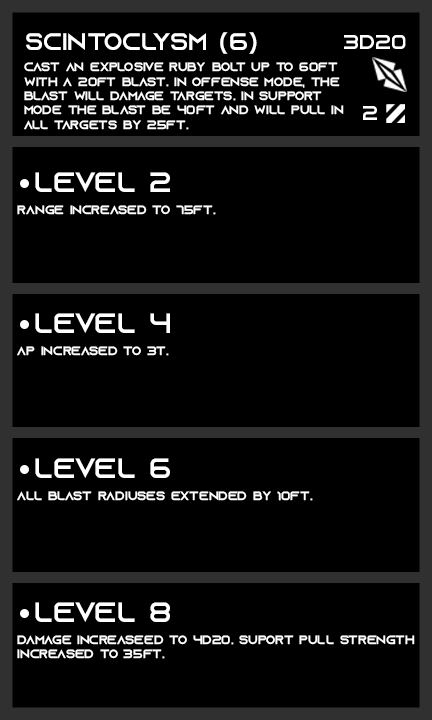
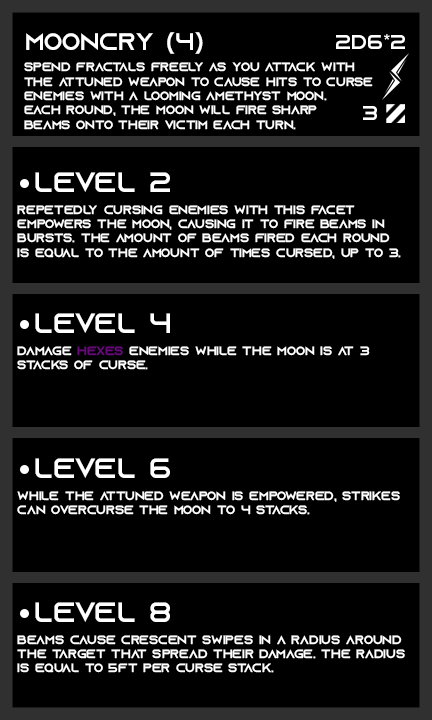
Layered file, before and after one edit (432 x 720). Changes by layer:
painted on "AP" over [363, 106, 377, 120]
renamed "3d20" to "2d6*2", painted on it over [336, 34, 406, 49]
painted on "archetype" over [24, 62, 373, 130]
renamed "scintoclysm (6)" to "mooncry (4)", painted on it over [26, 32, 257, 54]
showed "Amethyst" over [382, 53, 409, 100]
hid "Ruby" over [372, 57, 407, 92]
renamed "range increased to 75ft." to "repetedly cursing enemies with this facet empowers the moon, c", painted on it over [17, 205, 401, 259]
renamed "ap increased to 3t." to "damage hexes enemies while the moon is at 3 stacks of curse.", painted on it over [17, 346, 370, 370]
renamed "all blast radiuses extended by 10ft." to "while the attuned weapon is empowered, strikes can overcurse th", painted on it over [17, 491, 400, 515]
renamed "damage increaseed to 4d20. suport pull strength increased to 3" to "beams cause crescent swipes in a radius around the target that", painted on it over [17, 635, 415, 673]